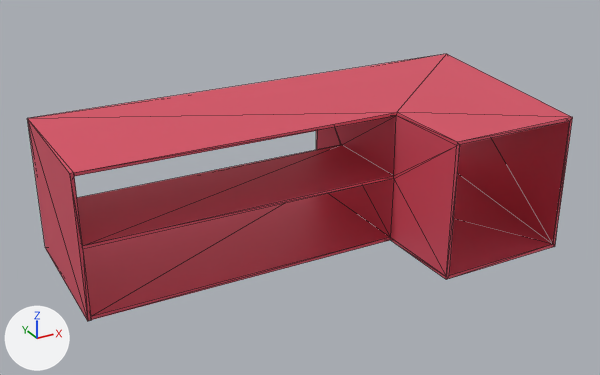
Before and after pictures for a commit that changed the glTF model samples/dl.glb.
Camera for both pictures: a 50 mm lens placed at (-111.9, -202.1, 119.9), pointed at (-1.0, -0.4, 19.1). Lighting does not change. The marker at lower left points along +X, +Y and +Z. Mesh edges are drawn as thin lines. Where no turn or scale is listed for an object, it has been applied to the vertices. Vertices at the same position are counted once.

In view in the first picture: 'Mesh_Mesh_head_geo.001_lambert2SG.001'.
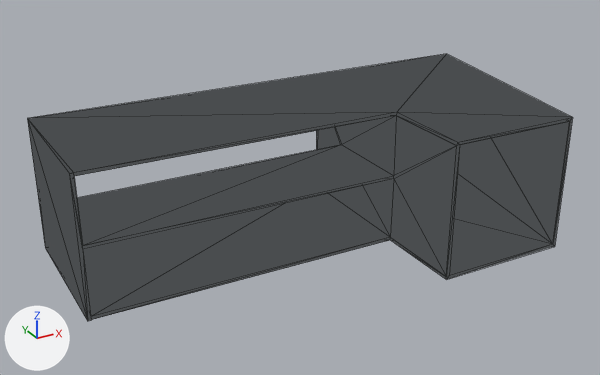
The newer file is also rescaled (x0.1) as a whole; pictures and numbers use the older file's frame.

What differs and where, as boxes [x1, y1, x2, y2] in the pictures (600 x 375 px; the box of a moved part takes in the faces that stretch with it):
'Mesh_Mesh_head_geo.001_lambert2SG.001', recoloured, surface changed (red to grey)
    both: [27, 54, 573, 321]
part 1 of me_mesh_0, moved or reshaped
    both: [553, 118, 573, 246]
part 2 of me_mesh_0, recoloured (red to grey)
    both: [27, 54, 573, 321]

The change, as a list of edits to the scene's bpy script:
```text
Change mat_lambert2sg_001:
    remove # nodes: BsdfPrincipled, OutputMaterial, VertexColor
    nodes: BsdfTransparent, Emission, LightPath, Mix, MixShader, OutputMaterial, VertexColor
    colours: grey #acacac
Change me_mesh_0:
    where me_mesh_0.from_pydata(...)  # 50 vertices, 108 faces; spans x -71.0..80.0, y -40.0..35.0, z 0.0..42.0
    used by ob_mesh_mesh_head_geo_001_lambert2sg_001; location = (0.0, 0.0, 0.0)
    verts and faces of me_mesh_0; kept vertices keep their numbers, new ones are numbered from 50
    before: 0 (80.0, 35.0, 0.0), 7 (80.0, 35.0, 42.0) at pixel (446, 53), 8 (66.0, -40.0, 1.0) at pixel (552, 244), 11 (66.0, -40.0, 41.0) at pixel (569, 121), 12 (67.0, -40.0, 0.0) at pixel (554, 246)
    before: 13 (67.0, -40.0, 42.0) at pixel (572, 117)
    me_mesh_0 part 1
    add delete_faces([(8, 12, 11), (11, 12, 13), (0, 7, 12), (7, 13, 12)])
    add faces += [(8, 12, 13), (8, 13, 11), (0, 7, 13), (0, 13, 12)]
    me_mesh_0 part 2: 102 kept faces spanning x -71.0..80.0, y -40.0..35.0, z 0.0..42.0 get new vertex colours
```
